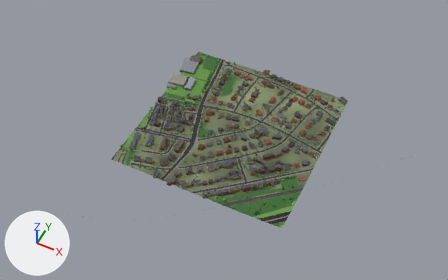
Renders of the glTF model glasgow-subway/data/city/city_2_8.glb from each side of a commit.
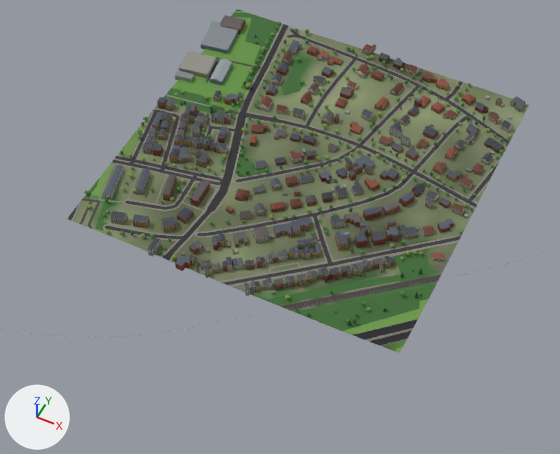
There are two pictures of each version: one whole from a 50 mm lens placed at (-1844.0, -2830.0, 1309.0), pointed at (-2338.0, -1841.0, 74.0), one close up on the part from 17% to 81% of the width and 17% to 100% of the height. The lights are fixed; the arrows at lower left show +X, +Y and +Z. The last two pictures show the newer version. Where no turn or scale is listed for an object, it has been applied to the vertices. Vertices at exactly the same position are counted once.

In view in the first close-up: 'buildings_2_8', 'green_2_8', 'rail_2_8', 'roads_2_8', 'terrain_2_8'.
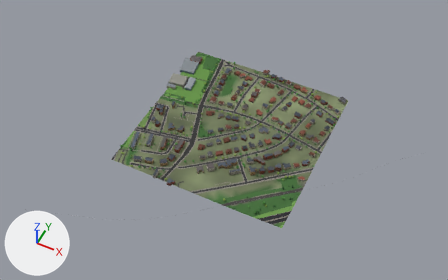
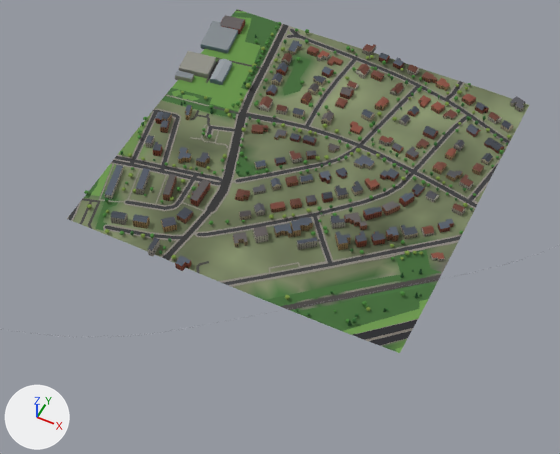
Boxes (x1, y1, x2, y2) around the edits, measured in the close-ups (560 x 454 px):
'buildings_2_8', reshaped, moved (9% shorter): before (104, 15, 525, 296); after (104, 15, 525, 271)
part 1 of me_buildings_2_8, deleted: before (143, 90, 512, 296)

What the commit changed:
me_buildings_2_8 is used by ob_buildings_2_8; location (-2360.0, -1748.0, 32.0).
me_buildings_2_8 had 6838 vertices, 8694 faces and spanned x -257.0..257.0, y -258.0..258.0, z -11.0..11.0.
me_buildings_2_8 now has 2151 vertices, 2581 faces and spans x -257.0..257.0, y -258.0..258.0, z -10.0..10.0.
me_buildings_2_8 part 1: 147 loose pieces with 3453 vertices, spanning x -238.0..256.0, y -256.0..236.0, z -11.0..11.0, are deleted.
Other edits to the shape of me_buildings_2_8 do not show in these pictures.
